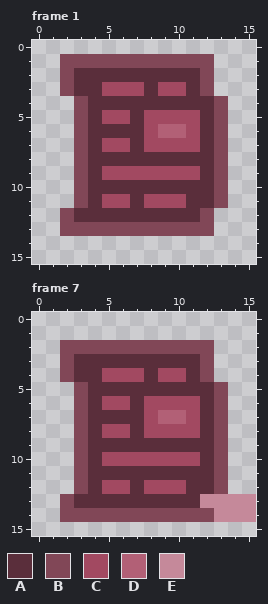
A pixel-art file gets an edit: design/nav_icon_blog.aseprite. The first picture shows the starting point.
16x16 pixels, 42 frames. Colours within 5 levels of each other are drawn and written as one. Shown: frame 1, frame 7. The commit also changed other frames, which this record leaves out.
Visible layers, top first: "Comment left", "Comment right", "Main Paper".
Palette (. is transparent): A #5a2e3b  B #814757  C #a24961  D #b26076  E #c5899a
Pixels before, frame 1, first column x 2:
 1 BBBBBBBBBBB.
 2 BAAAAAAAAAB.
 3 BAACCCACCAB.
 4 .BAAAAAAAAAB
 5 .BACCACCCCAB
 6 .BAAAACDDCAB
 7 .BACCACCCCAB
 8 .BAAAAAAAAAB
 9 .BACCCCCCCAB
10 .BAAAAAAAAAB
11 .BACCACCCAAB
12 BAAAAAAAAAB.
13 BBBBBBBBBBB.
Pixels before, frame 7, first column x 2:
 2 BBBBBBBBBBB...
 3 BAAAAAAAAAB...
 4 BAACCCACCAB...
 5 .BAAAAAAAAAB..
 6 .BACCACCCCAB..
 7 .BAAAACDDCAB..
 8 .BACCACCCCAB..
 9 .BAAAAAAAAAB..
10 .BACCCCCCCAB..
11 .BAAAAAAAAAB..
12 .BACCACCCAAB..
13 BAAAAAAAAAEEEE
14 BBBBBBBBBBBEEE
After:
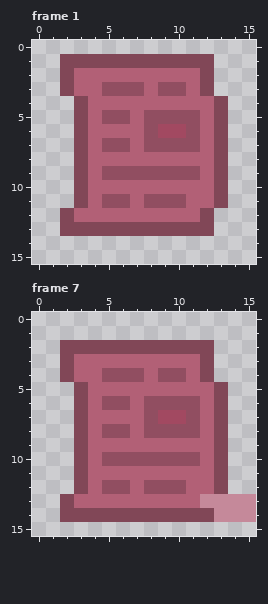
The exact change:
colour A: #5a2e3b -> #b26076
colour C: #a24961 -> #914e61
colour D: #b26076 -> #a24961
Boxes around the changes in both pictures, in picture pixels (x1, y1, x2, y2):
changed: (74, 68, 214, 222)
changed: (74, 354, 214, 508)
